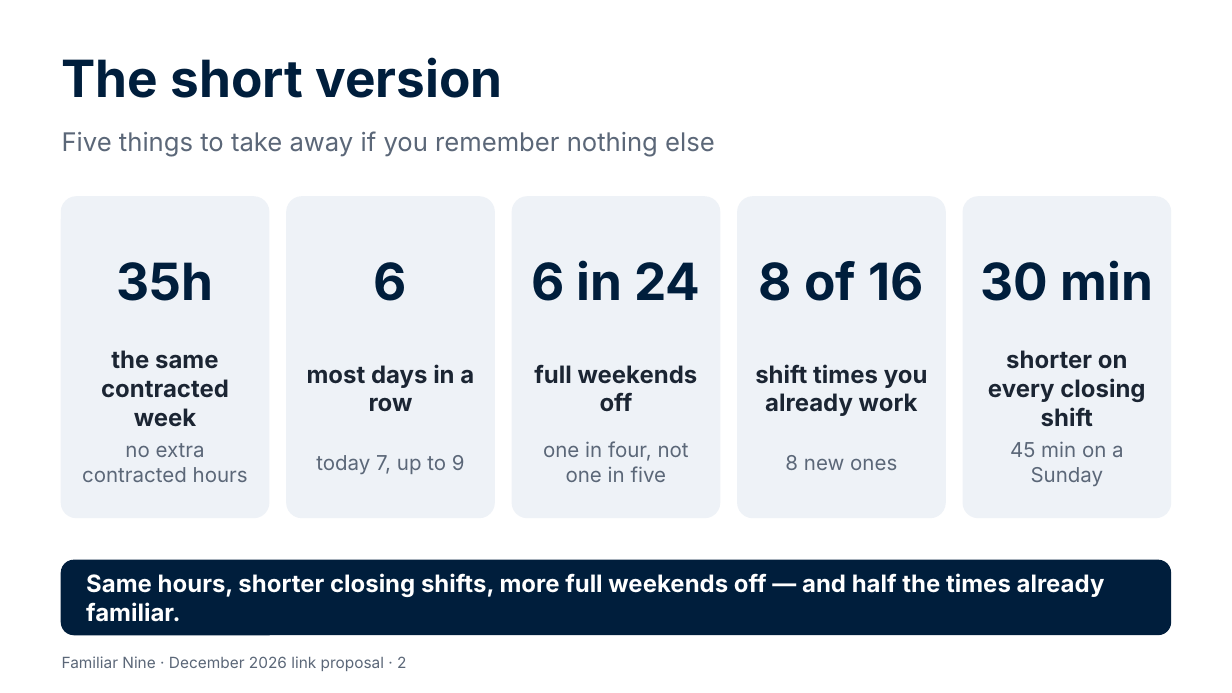
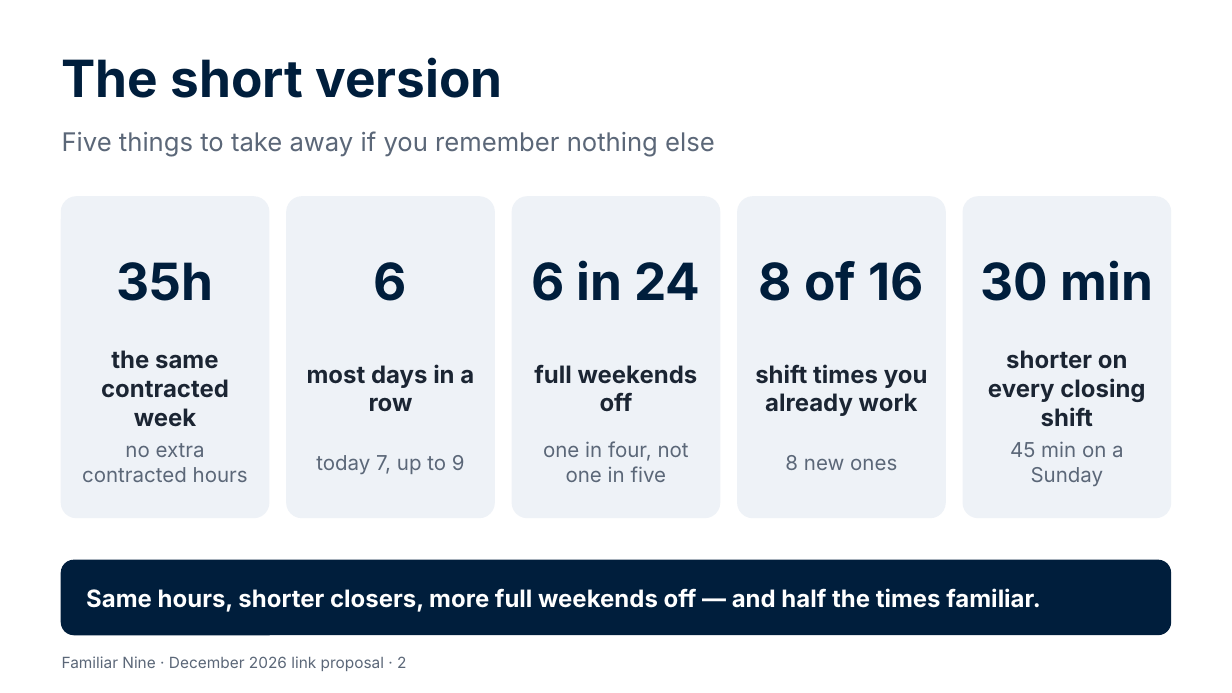
Before and after one commit to Garethdavidmiller/roster-app, a slide deck: slide 2 of docs/proposals/presentations/Familiar-Nine-for-colleagues.pptx. Drawn at 1232x693 pixels with LibreOffice and Linux fonts; fonts in the diff are those of the drawing. Boxes give left, top, right and bottom in pixels: in the first picture for what was removed or moved away, otherwise in the second. Text is boxed around its words. In the diff, an @@ line names an element or a change of style, - is before the commit and + after.

```diff
--- a/docs/proposals/presentations/Familiar-Nine-for-colleagues.pptx
+++ b/docs/proposals/presentations/Familiar-Nine-for-colleagues.pptx
@@ text at [86, 588, 1041, 612]: text changed @@
-Same hours, shorter closing shifts, more full weekends off — and half the times already familiar.
+Same hours, shorter closers, more full weekends off — and half the times familiar.
```
Also in this commit, not shown: 5 other slides changed, 26 other files.
